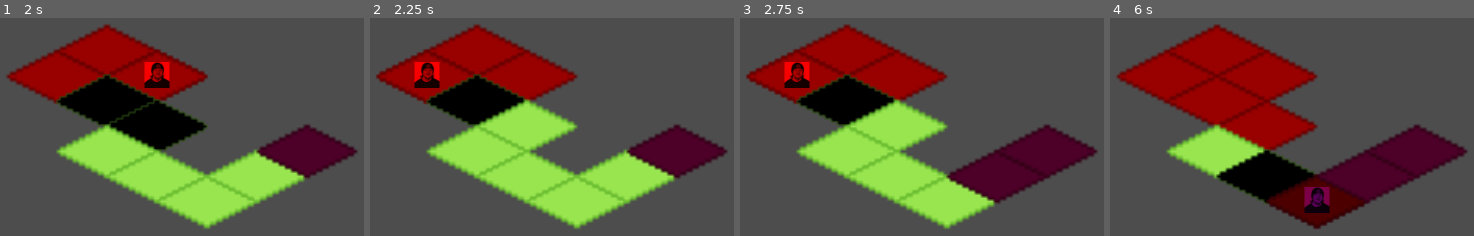
Above: before the commit, frames 1-4 (left to right).
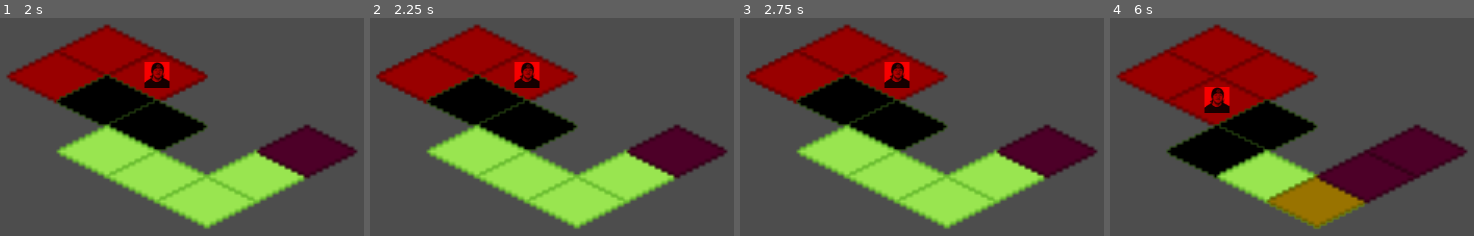
Above: after the commit, the same moments.

Repository: ckuras/GMTK-2023-Fire-Fighter
Game: Godot game, scene res://Scenes/main.tscn
Same seed, same stepped clock (60 frames per second), same inputs: the game is played once before the commit and once after it.
Inputs (mouse positions are in pixels of both pictures, inside the frame that each line leads up to):
- Up to frame 1 (2 s): tap Enter at 0.5 s; move the mouse to (105, 50) at 0.52 s; click (105, 50) at 0.67 s; tap Space at 1.25 s; move the mouse to (156, 74) at 1.27 s; click (156, 74) at 1.42 s
- Up to frame 2 (2.25 s): tap Enter at 2 s; move the mouse to (428, 74) at 2.02 s; click (428, 74) at 2.17 s
- Up to frame 3 (2.75 s): no input
- Up to frame 4 (6 s): tap Space at 2.75, 5.75 s; move the mouse to (1215, 100) at 2.77 s; click (1215, 100) at 2.92 s; move the mouse to (1266, 124) at 3.52 s; click (1266, 124) at 3.67 s; tap Enter at 4.25 s; move the mouse to (1215, 150) at 4.27 s; click (1215, 150) at 4.42 s; move the mouse to (1266, 174) at 5.02 s; click (1266, 174) at 5.17 s; move the mouse to (1317, 198) at 5.77 s; click (1317, 198) at 5.92 s

Frame 1 is identical in both runs. In frame 2, 5.1% of the frame differs, in the area x 12-58%, y 20-62%; in frame 3, 8.8%; in frame 4, 15%, in the area x 15-71%, y 31-97%.

Commit message:
Restrict to reachable (#9)

Diff:
--- a/Scripts/GameState.gd
+++ b/Scripts/GameState.gd
@@ -11,10 +11,16 @@
 var active_turn = Turn.Player
 
 @onready var player_tile_id = 0 : set = _set_player_tile_id
+@onready var player_moves_remaining = 2 : set = _set_player_moves_remaining
 
 func _ready():
 	self.player_tile_id = 0
+	self.player_moves_remaining = 2
 
 func _set_player_tile_id(_player_tile_id):
 	player_tile_id = _player_tile_id
 	emit_signal("player_tile_id_set", player_tile_id)
+
+func _set_player_moves_remaining(_player_moves_remaining):
+	player_moves_remaining = _player_moves_remaining
+	emit_signal("player_moves")
--- a/Scripts/tile.gd
+++ b/Scripts/tile.gd
@@ -60,6 +60,7 @@
 	else:
 		$Reachable.hide()
 
+# Called when the player just moved
 func _on_player_tile_id_set(player_tile_id):
 	# If player is on this tile
 	if player_tile_id == tile_id:
@@ -121,10 +122,7 @@
 
 func get_neighbor_by_direction(direction: Direction):
 	ray_cast.target_position = get_target_by_direction(direction)
-	print("casting ray ", direction, " to ", get_target_by_direction(direction))
 	ray_cast.force_raycast_update()
-	if ray_cast.get_collider() != null:
-		print("hit ", ray_cast.get_collider().tile_id)
 	return ray_cast.get_collider()
 
 func get_target_by_direction(direction: Direction):
@@ -170,9 +168,11 @@
 func _unhandled_input(event):
 	if event is InputEventMouseButton:
 		if mouse_over and event.button_index == MOUSE_BUTTON_LEFT:
-			if !previous_clicked and event.is_pressed():
+			if game_state.player_moves_remaining > 0 and can_player_reach and !previous_clicked and event.is_pressed():
 				previous_clicked = true
 				game_state.player_tile_id = tile_id
-				EventBus.emit_signal("turn_ended")
+				if game_state.player_moves_remaining == 1:
+					EventBus.emit_signal("turn_ended")
+				game_state.player_moves_remaining -= 1
 			if previous_clicked and !event.is_pressed():
 				previous_clicked = false
Not shown: 1 places in Scenes/main.tscn that only renumber resources
